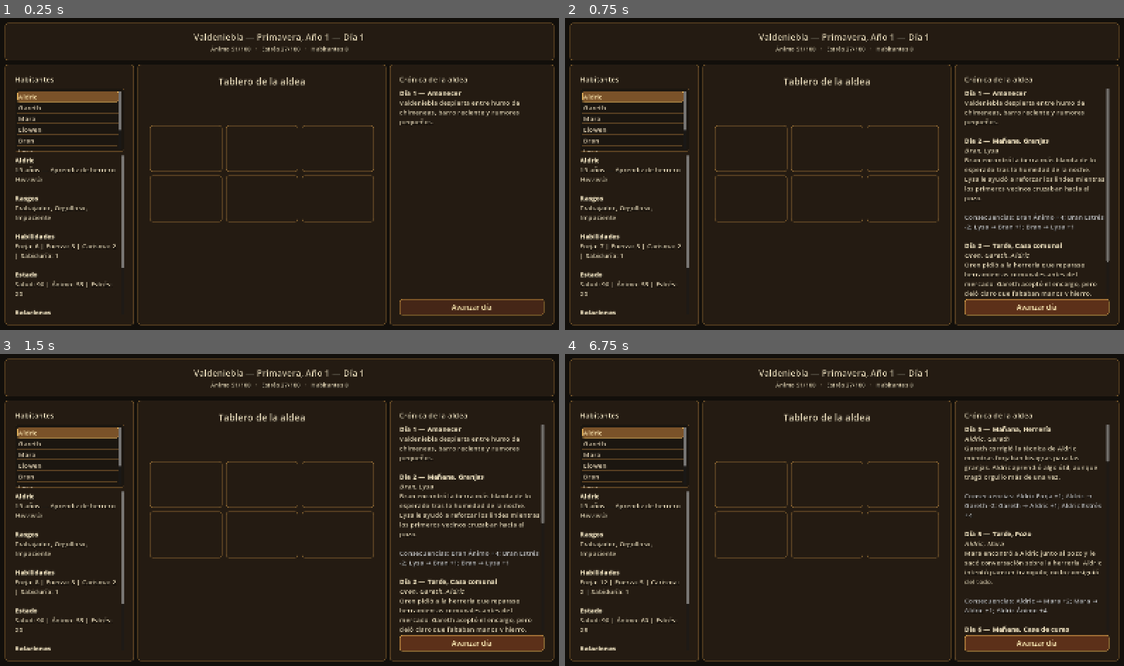
Above: before the commit, frames 1-4 (two rows, left to right).
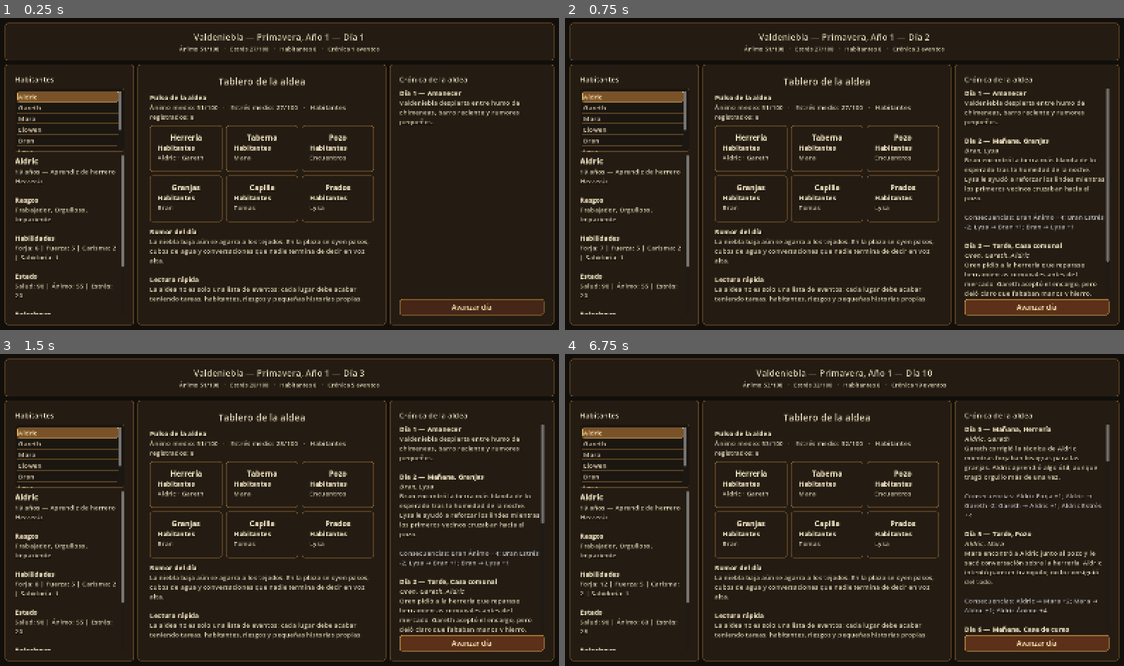
Above: after the commit, the same moments.

Repository: Nachobt98/valdeniebla
Game: Godot game, scene res://main.tscn
Two runs of this game, one before a commit and one after it. Both use one fixed random seed, a clock stepped at 60 frames per second and the inputs below.
Inputs:
- Up to frame 1 (0.25 s): no input
- Up to frame 2 (0.75 s): click "Avanzar día" at 0.5 s
- Up to frame 3 (1.5 s): click "Avanzar día" at 1.25 s
- Up to frame 4 (6.75 s): click "Avanzar día" at 2 s; tap Enter at 2.75, 4.25, 5.75 s; tap Space at 3.5, 5, 6.5 s

The runs differ from the first frame. In frame 1, 4.9% of the frame differs, in the area x 2-68%, y 8-96%; in frame 2, 4.9%; in frame 3, 4.9%; in frame 4, 5.3%, in the area x 2-69%, y 4-96%.
Error before the commit: Invalid assignment of property or key 'text' with value of type 'String' on a base object of type 'null instance'. (res://main.gd:59)

Commit message:
Populate village board and HUD metrics

Diff:
--- a/main.gd
+++ b/main.gd
@@ -13,10 +13,18 @@
 var event_system := EventSystem.new()
 var diary_system := DiarySystem.new()
 
-@onready var title_label: Label = $RootMargin/RootLayout/TopBar/TopBarMargin/TitleLabel
+@onready var title_label: Label = $RootMargin/RootLayout/TopBar/TopBarMargin/TopBarContent/TitleLabel
+@onready var top_stats_label: Label = $RootMargin/RootLayout/TopBar/TopBarMargin/TopBarContent/TopStatsLabel
 @onready var npc_list: ItemList = $RootMargin/RootLayout/MainContent/LeftPanel/NPCMargin/NPCInfo/NPCList
 @onready var npc_info_label: RichTextLabel = $RootMargin/RootLayout/MainContent/LeftPanel/NPCMargin/NPCInfo/NPCInfoLabel
-@onready var village_overview_label: RichTextLabel = $RootMargin/RootLayout/MainContent/VillagePanel/VillageMargin/VillageOverviewLabel
+@onready var village_status_label: RichTextLabel = $RootMargin/RootLayout/MainContent/VillagePanel/VillageMargin/VillageContent/VillageStatusLabel
+@onready var forge_card_label: RichTextLabel = $RootMargin/RootLayout/MainContent/VillagePanel/VillageMargin/VillageContent/VillageBoard/ForgeCard/ForgeCardMargin/ForgeCardLabel
+@onready var tavern_card_label: RichTextLabel = $RootMargin/RootLayout/MainContent/VillagePanel/VillageMargin/VillageContent/VillageBoard/TavernCard/TavernCardMargin/TavernCardLabel
+@onready var well_card_label: RichTextLabel = $RootMargin/RootLayout/MainContent/VillagePanel/VillageMargin/VillageContent/VillageBoard/WellCard/WellCardMargin/WellCardLabel
+@onready var farms_card_label: RichTextLabel = $RootMargin/RootLayout/MainContent/VillagePanel/VillageMargin/VillageContent/VillageBoard/FarmsCard/FarmsCardMargin/FarmsCardLabel
+@onready var chapel_card_label: RichTextLabel = $RootMargin/RootLayout/MainContent/VillagePanel/VillageMargin/VillageContent/VillageBoard/ChapelCard/ChapelCardMargin/ChapelCardLabel
+@onready var pastures_card_label: RichTextLabel = $RootMargin/RootLayout/MainContent/VillagePanel/VillageMargin/VillageContent/VillageBoard/PasturesCard/PasturesCardMargin/PasturesCardLabel
+@onready var village_rumor_label: RichTextLabel = $RootMargin/RootLayout/MainContent/VillagePanel/VillageMargin/VillageContent/VillageRumorLabel
 @onready var diary_title_label: Label = $RootMargin/RootLayout/MainContent/RightPanel/NPCMargin/DiaryPanel/DiaryTitleLabel
 @onready var diary_entries_label: RichTextLabel = $RootMargin/RootLayout/MainContent/RightPanel/NPCMargin/DiaryPanel/DiaryEntriesLabel
 @onready var advance_day_button: Button = $RootMargin/RootLayout/MainContent/RightPanel/NPCMargin/DiaryPanel/AdvanceDayButton
@@ -56,15 +64,23 @@
 	update_diary()
 
 func update_title() -> void:
+	var average_mood := village_state.get_average_state("ánimo")
+	var average_stress := village_state.get_average_state("estrés")
 	title_label.text = "Valdeniebla — %s, Año %d — Día %d" % [
 		village_state.season,
 		village_state.year,
 		village_state.day
 	]
+	top_stats_label.text = "Ánimo %d/100   ·   Estrés %d/100   ·   Habitantes %d   ·   Crónica %d eventos" % [
+		average_mood,
+		average_stress,
+		village_state.npc_order.size(),
+		diary_system.diary_history.size()
+	]
 
 func update_npc_panel() -> void:
 	var npc: Dictionary = village_state.npcs[selected_npc_id]
-	var text := "[b]%s[/b]\n%d años — %s\n[i]%s[/i]\n\n" % [
+	var text := "[font_size=23][b]%s[/b][/font_size]\n%d años — %s\n[i]%s[/i]\n\n" % [
 		npc["name"],
 		int(npc["age"]),
 		npc["profession"],
@@ -79,14 +95,25 @@
 func update_village_overview() -> void:
 	var average_mood := village_state.get_average_state("ánimo")
 	var average_stress := village_state.get_average_state("estrés")
-	village_overview_label.text = "[center][font_size=26][b]Valdeniebla[/b][/font_size][/center]\n\n" + \
-		"[b]Pulso de la aldea[/b]\nÁnimo medio: %d/100\nEstrés medio: %d/100\nHabitantes registrados: %d\n\n" % [average_mood, average_stress, village_state.npc_order.size()] + \
-		"[b]Lugares[/b]\nHerrería · Taberna · Pozo · Granjas · Prados · Capilla · Casa comunal\n\n" + \
-		"[b]Rumor del día[/b]\nLa niebla baja aún se agarra a los tejados. En la plaza se oyen pasos, cubos de agua y conversaciones que nadie termina de decir en voz alta."
+	village_status_label.text = "[b]Pulso de la aldea[/b]\nÁnimo medio: %d/100   ·   Estrés medio: %d/100   ·   Habitantes registrados: %d" % [
+		average_mood,
+		average_stress,
+		village_state.npc_order.size()
+	]
+	forge_card_label.text = make_building_card("Herrería", "Aldric · Gareth", "Forja, herramientas y orgullo herido", "El yunque sigue sonando aun cuando cae la tarde.")
+	tavern_card_label.text = make_building_card("Taberna", "Mara", "Rumores, moral y visitantes", "Aquí las noticias llegan antes que los viajeros.")
+	well_card_label.text = make_building_card("Pozo", "Encuentros", "Charla, agua y miradas rápidas", "La plaza pequeña respira alrededor del pozo.")
+	farms_card_label.text = make_building_card("Granjas", "Bran", "Comida, clima y fatiga", "El barro decide tanto como los hombres.")
+	chapel_card_label.text = make_building_card("Capilla", "Tomas", "Memoria, fe y mediación", "Las historias viejas duermen entre velas.")
+	pastures_card_label.text = make_building_card("Prados", "Lysa", "Ganado, lindes y vigilancia", "Más allá empieza la frontera de lo seguro.")
+	village_rumor_label.text = "[b]Rumor del día[/b]\nLa niebla baja aún se agarra a los tejados. En la plaza se oyen pasos, cubos de agua y conversaciones que nadie termina de decir en voz alta.\n\n[b]Lectura rápida[/b]\nLa aldea no es solo una lista de eventos: cada lugar debe acabar teniendo tareas, habitantes, riesgos y pequeñas historias propias."
 
 func update_diary() -> void:
 	diary_title_label.text = "Crónica de la aldea"
 	diary_entries_label.text = "\n\n".join(diary_system.get_recent_entries())
+
+func make_building_card(building_name: String, people: String, role: String, flavor: String) -> String:
+	return "[center][font_size=21][b]%s[/b][/font_size][/center]\n[b]Habitantes[/b]\n%s\n\n[b]Función[/b]\n%s\n\n[i]%s[/i]" % [building_name, people, role, flavor]
 
 func format_dictionary(values: Dictionary) -> String:
 	var chunks: Array[String] = []
